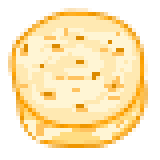
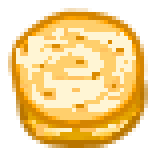
The second (160, 160) image is a revision of the first. Changes to its layers:
painted on "Слой 5" over [24, 100, 144, 140]
painted on "Фигура 1 (копия)" over [8, 8, 148, 132]
painted on "Фигура 1" over [16, 32, 148, 148]
